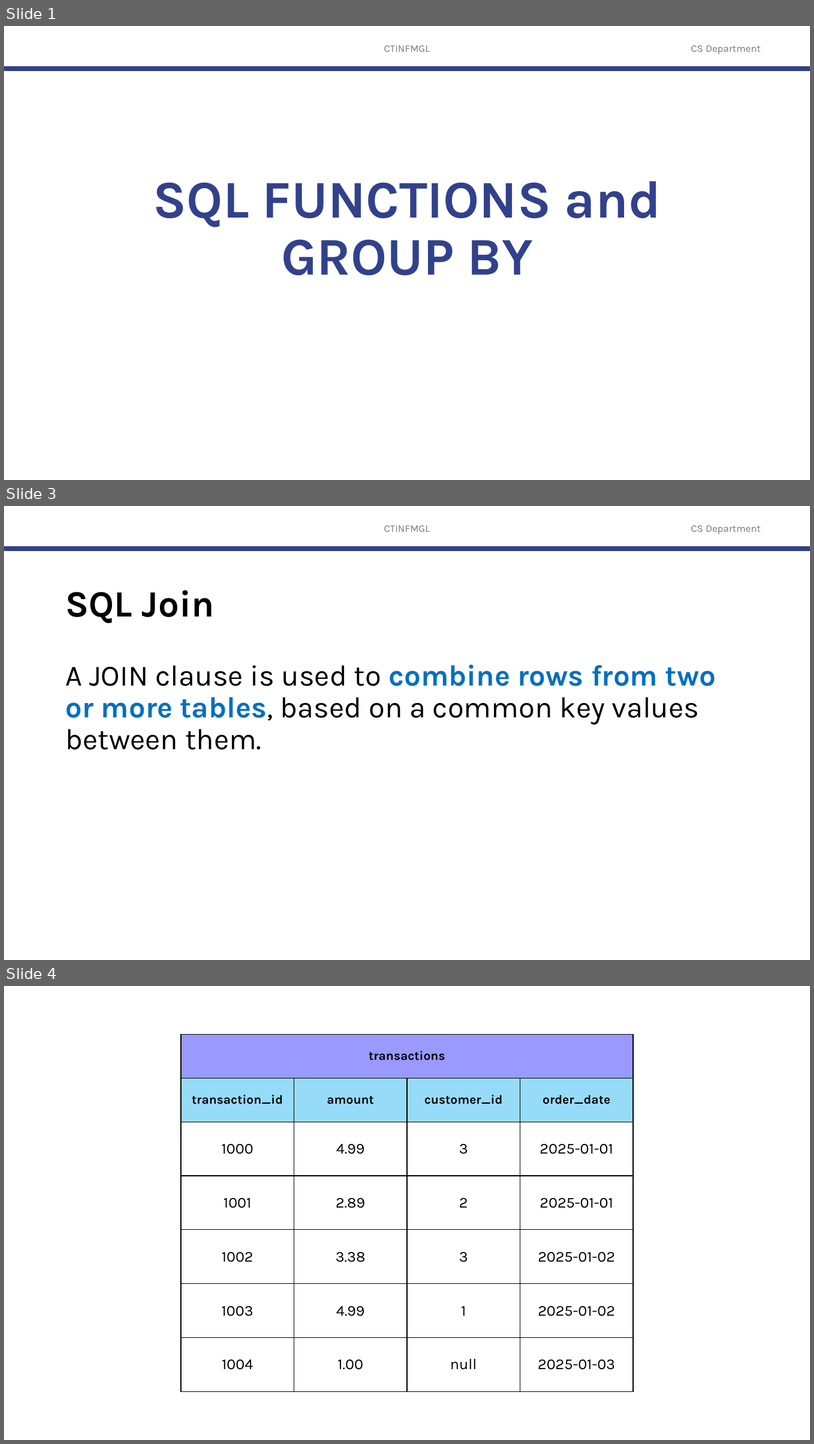
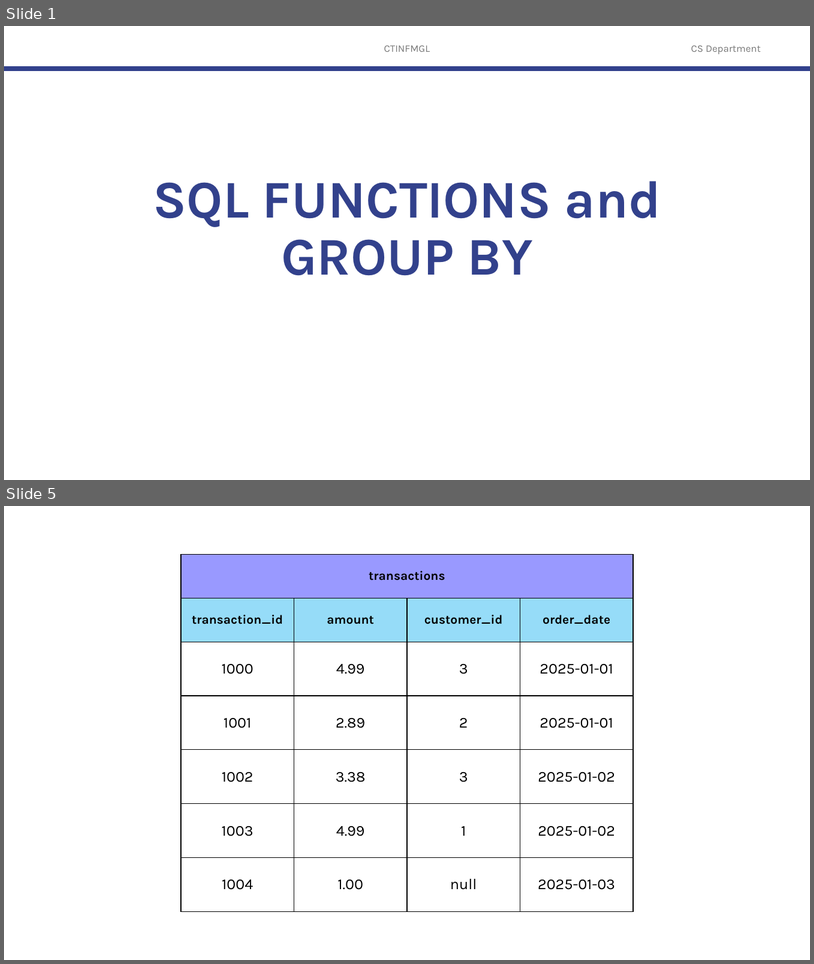
Before and after one commit to robitussin/CTINFMGL, a slide deck: 07 - Introduction to SQL/SQL Functions and GROUP BY.pptx. Shown one above the other, each under a label of ours: slides 1, 3 and 4 before the commit, slides 1 and 5 after it; the slides between them are not shown. The pictures are 814x1444 and 814x964 pixels, drawn with LibreOffice and Linux fonts; fonts in the diff are those of the drawing; background and template pictures are left out. Boxes give left, top, right and bottom in pixels: in the first picture for what was removed or moved away, otherwise in the second. Text is boxed around its words. In the diff, an @@ line names an element or a change of style, - is before the commit and + after.

```diff
--- a/07 - Introduction to SQL/SQL Functions and GROUP BY.pptx
+++ b/07 - Introduction to SQL/SQL Functions and GROUP BY.pptx
@@ slide 3 removed at [4, 506, 810, 960], background #FFFFFF; not listed: 3 template elements that a slide beside it also shows @@
@@ title removed at [65, 590, 215, 623] @@
-SQL Join
@@ text removed at [65, 664, 716, 750] @@
-A JOIN clause is used to combine rows from two or more tables, based on a common key values between them.
@@ what was slide 4 is now slide 5 @@
```
Also in this commit, not shown: 1 slide changed, 3 slides added.
